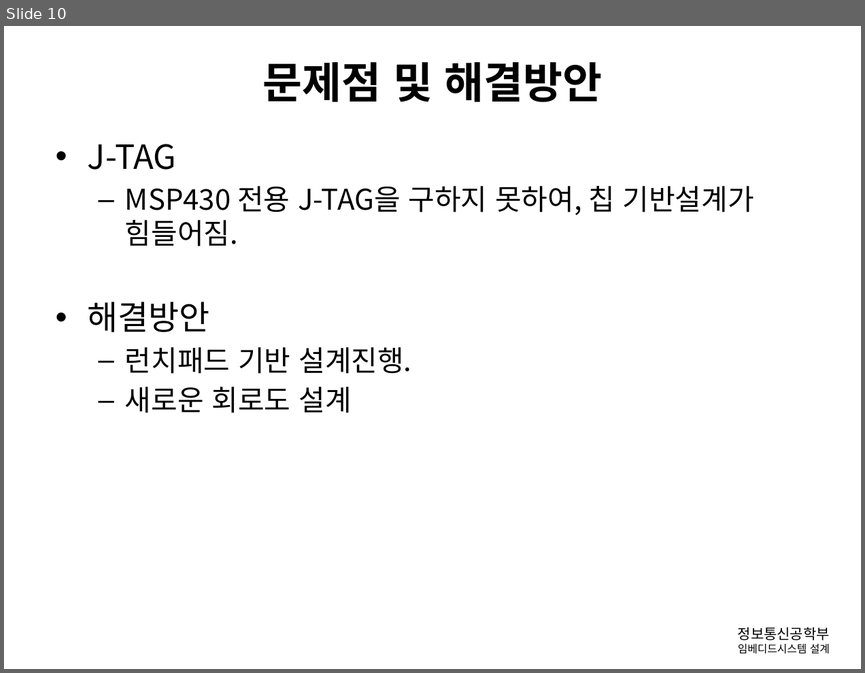
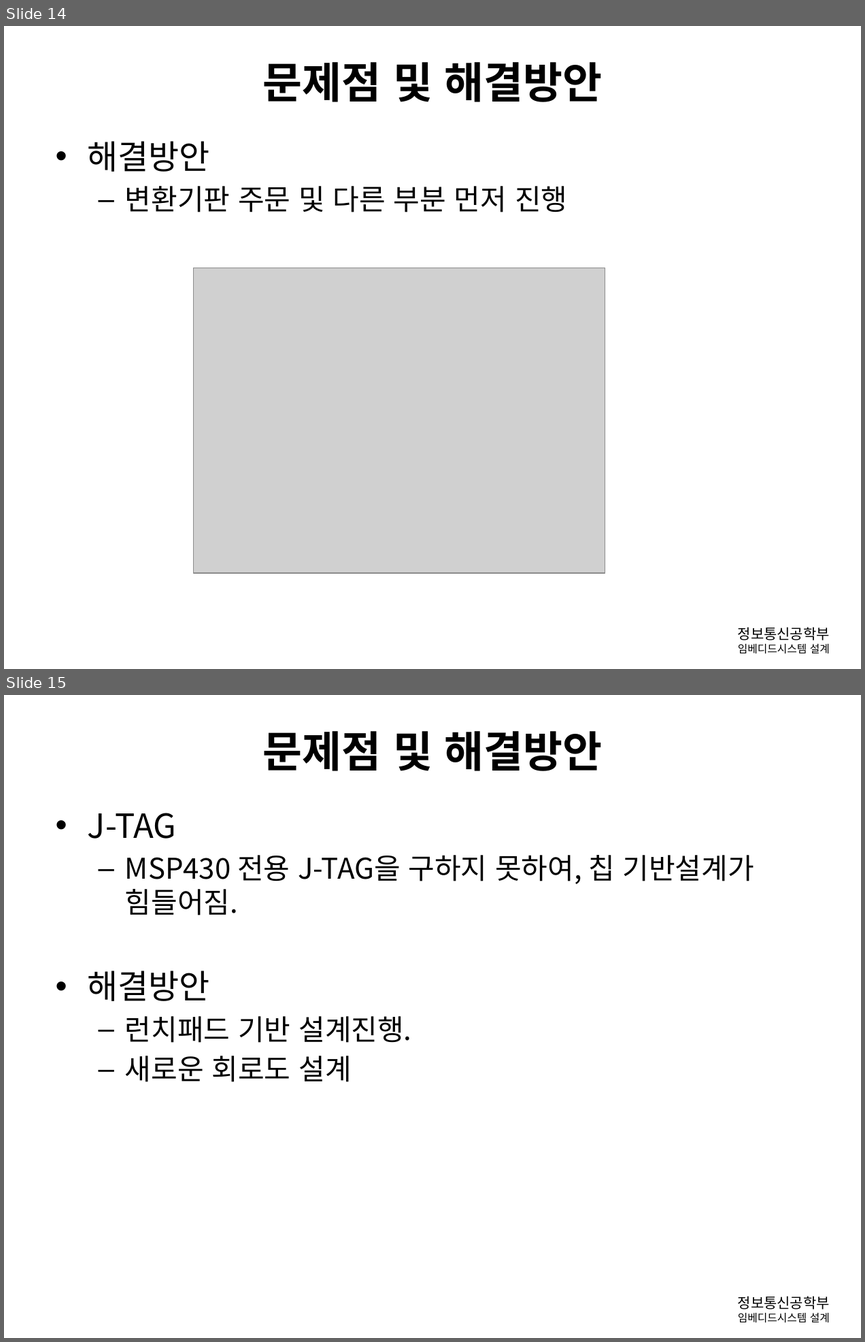
Before and after one commit to gusghrlrl101/Diving-Computer, a slide deck: 발표관련/임베디드_중간보고.pptx. Shown one above the other, each under a label of ours: slide 10 before the commit, slides 14 and 15 after it. The pictures are 865x673 and 865x1342 pixels, drawn with LibreOffice and Linux fonts; fonts in the diff are those of the drawing; grey boxes stand for pictures; background and template pictures are left out. Boxes give left, top, right and bottom in pixels: in the first picture for what was removed or moved away, otherwise in the second. Text is boxed around its words. In the diff, an @@ line names an element or a change of style, - is before the commit and + after.

```diff
--- a/발표관련/임베디드_중간보고.pptx
+++ b/발표관련/임베디드_중간보고.pptx
@@ slide 14 added at box(4, 26, 861, 669), background #FFFFFF; not listed: 1 template element that a slide beside it also shows @@
@@ title added at box(263, 62, 602, 102), 36 pt, text #000000, bold @@
+문제점 및 해결방안
@@ text added at box(88, 141, 567, 212), 24 pt, text #000000 @@
+• 해결방안
+  – 변환기판 주문 및 다른 부분 먼저 진행
@@ picture added at box(193, 267, 604, 573) @@
@@ what was slide 10 is now slide 15 @@
```
Also in this commit, not shown: 10 slides changed, 4 other slides added, 1 other file.
